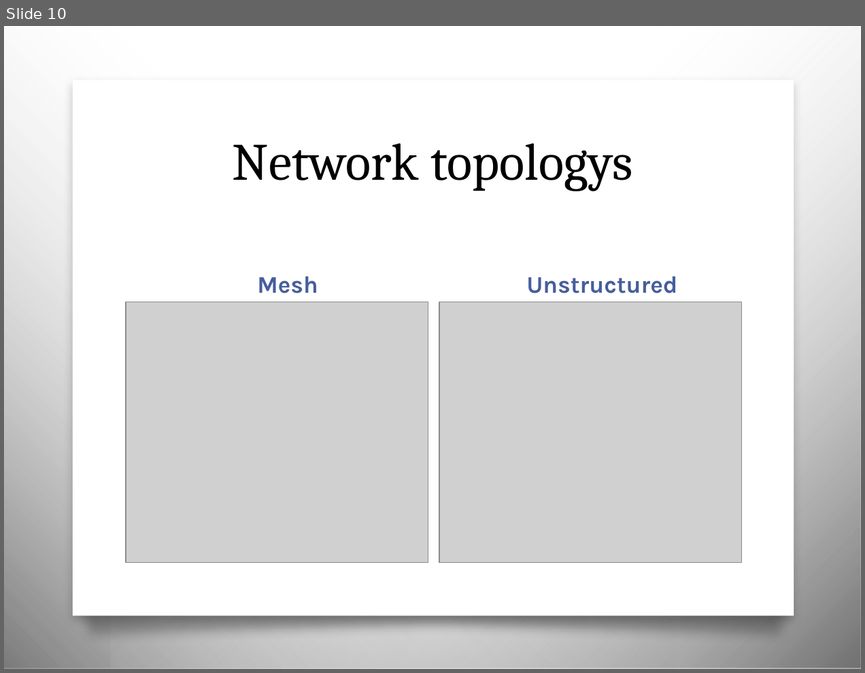
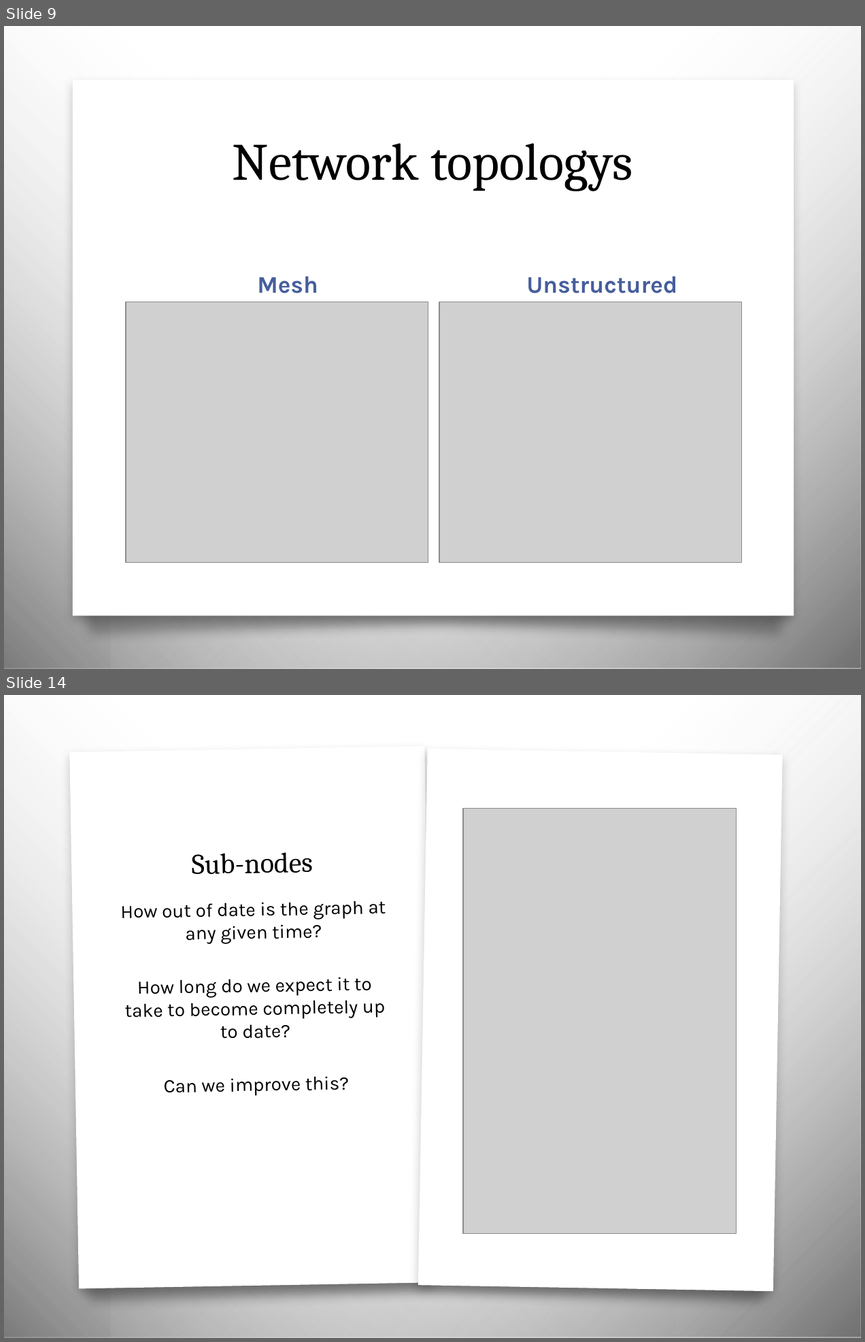
Before and after one commit to ohare/Private-Sync, a slide deck: Presentation/presentation.pptx. Shown one above the other, each under a label of ours: slide 10 before the commit, slides 9 and 14 after it; the slides between them are not shown. The pictures are 865x673 and 865x1342 pixels, drawn with LibreOffice and Linux fonts; fonts in the diff are those of the drawing; grey boxes stand for pictures; background and template pictures are left out. Boxes give left, top, right and bottom in pixels: in the first picture for what was removed or moved away, otherwise in the second. Text is boxed around its words. In the diff, an @@ line names an element or a change of style, - is before the commit and + after.

```diff
--- a/Presentation/presentation.pptx
+++ b/Presentation/presentation.pptx
@@ slide 14 added at [4, 695, 861, 1338], background picture (left out); not listed: 2 template elements that a slide beside it also shows @@
@@ rectangle added at [69, 746, 434, 1289], fill #FFFFFF @@
@@ rectangle added at [418, 749, 783, 1291], fill #FFFFFF @@
@@ picture added at [463, 808, 736, 1233] @@
@@ title added at [192, 852, 313, 874], 24 pt, text #000000 @@
+Sub-nodes
@@ text added at [121, 901, 386, 1096], 16 pt, text #000000 @@
+How out of date is the graph at any given time?
+How long do we expect it to take to become completely up to date?
+Can we improve this?
@@ freeform shape added at [63, 1263, 786, 1314], fill gradient #010101 @@
@@ what was slide 10 is now slide 9 @@
```
Also in this commit, not shown: 5 slides changed, 6 other slides added, 3 slides removed, 3 other files.
